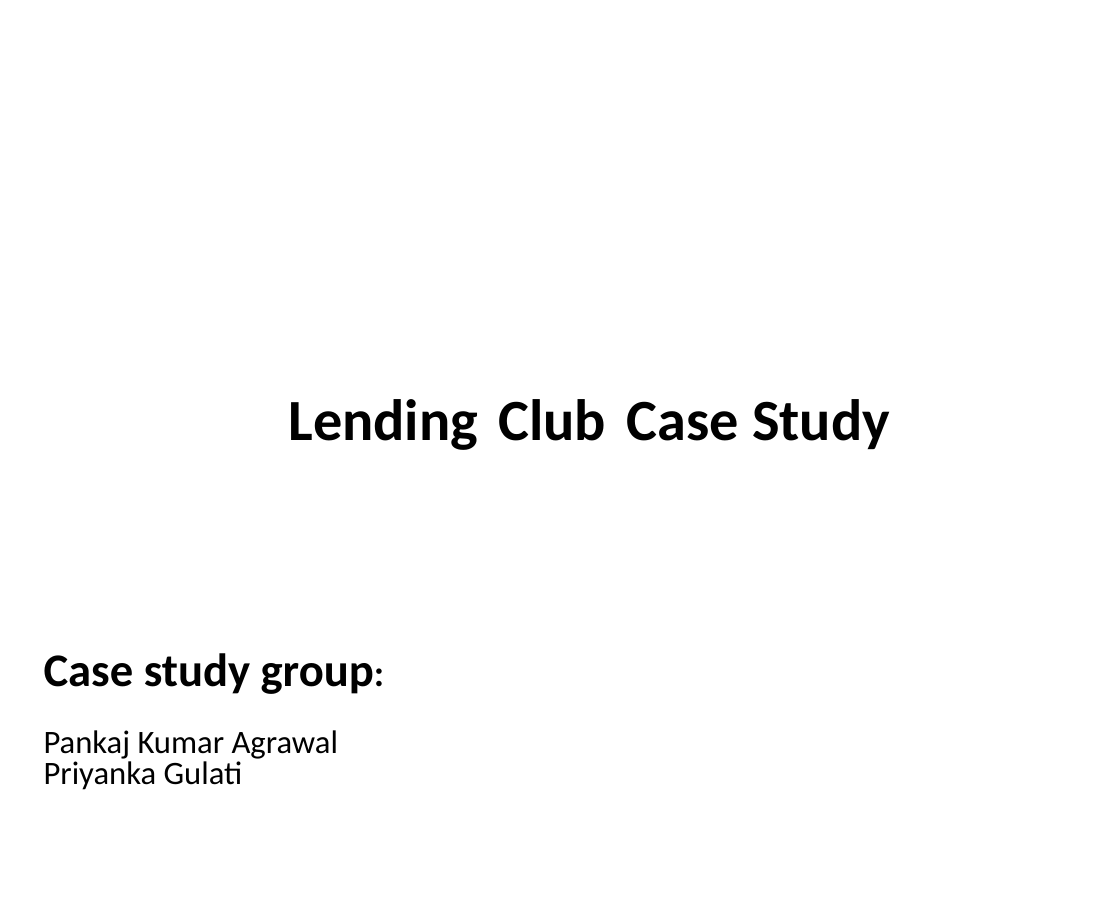
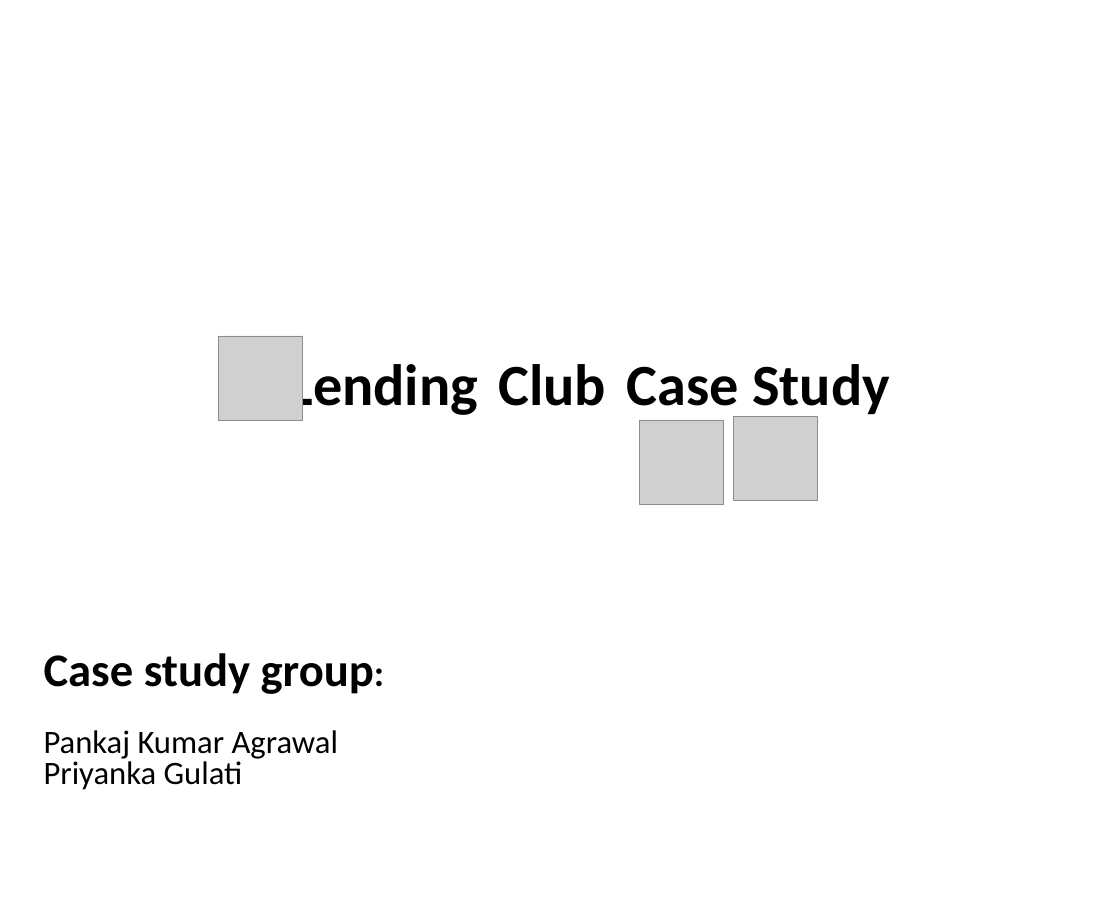
Before and after one commit to pankaj8blr/lendingClub, a slide deck: slide 1 of lending_club_case_study.pptx. Drawn at 1120x924 pixels with LibreOffice and Linux fonts; fonts in the diff are those of the drawing; grey boxes stand for pictures; background and template pictures are left out. Boxes give left, top, right and bottom in pixels: in the first picture for what was removed or moved away, otherwise in the second. Text is boxed around its words. In the diff, an @@ line names an element or a change of style, - is before the commit and + after.

Commit message:
PPT for case study version-1

```diff
--- a/lending_club_case_study.pptx
+++ b/lending_club_case_study.pptx
@@ title "Lending Club Case Study" rewrapped from (289, 399, 890, 450) to (289, 357, 890, 419) @@
@@ picture added at (218, 336, 302, 420) @@
@@ picture added at (734, 417, 818, 501) @@
@@ picture added at (639, 420, 723, 504) @@
```
